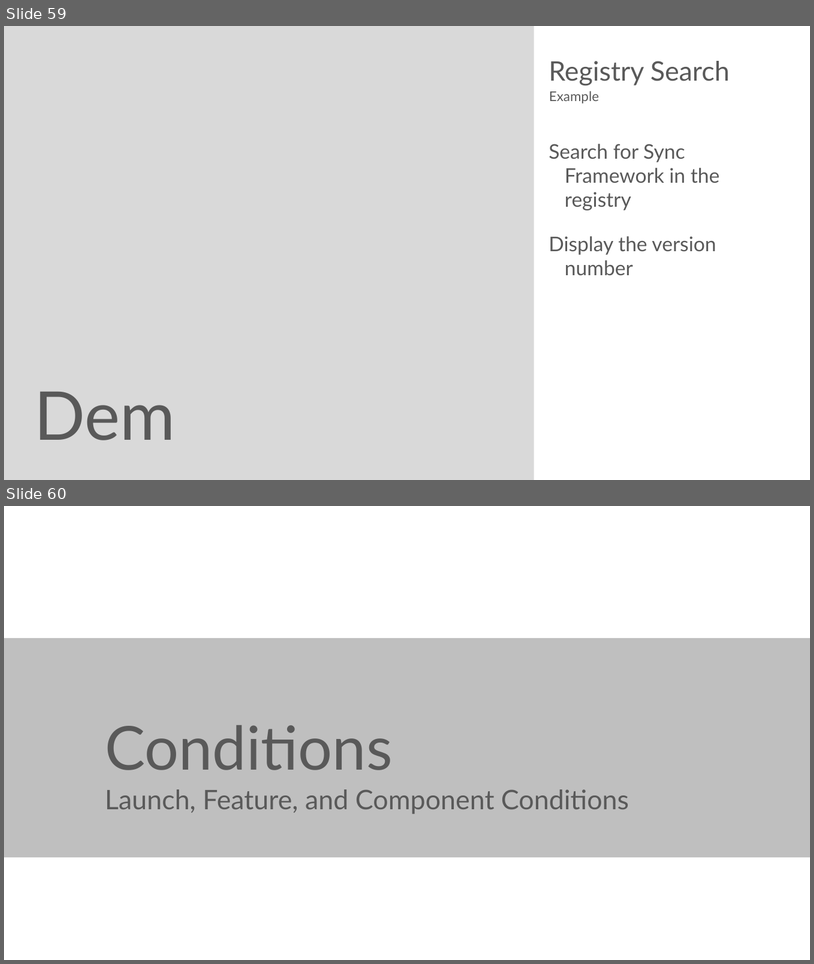
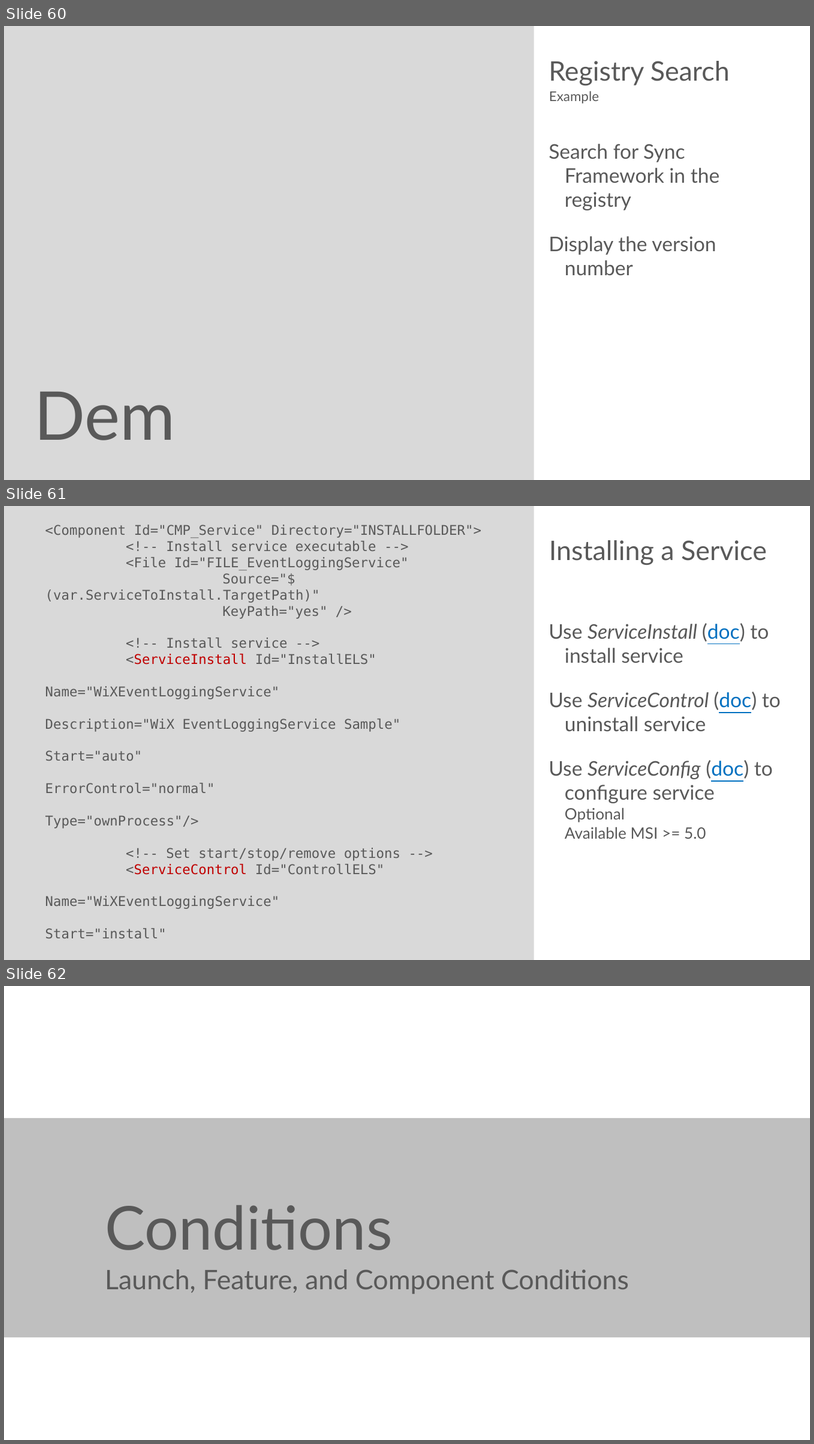
Before and after one commit to rstropek/Samples, a slide deck: WiXSamples/Slides/WiX - Installer Framework.pptx. Shown one above the other, each under a label of ours: slides 59 and 60 before the commit, slides 60, 61 and 62 after it. The pictures are 814x964 and 814x1444 pixels, drawn with LibreOffice and Linux fonts; fonts in the diff are those of the drawing. Boxes give left, top, right and bottom in pixels: in the first picture for what was removed or moved away, otherwise in the second. Text is boxed around its words. In the diff, an @@ line names an element or a change of style, - is before the commit and + after.

```diff
--- a/WiXSamples/Slides/WiX - Installer Framework.pptx
+++ b/WiXSamples/Slides/WiX - Installer Framework.pptx
@@ slide 61 added at (4, 506, 810, 960), background #FFFFFF; not listed: 1 template element that a slide beside it also shows @@
@@ text added at (45, 525, 482, 938), 12 pt, text #595959 @@
+<Component Id="CMP_Service" Directory="INSTALLFOLDER">
+<!-- Install service executable -->
+<File Id="FILE_EventLoggingService"
+Source="$(var.ServiceToInstall.TargetPath)"
+KeyPath="yes" />
+<!-- Install service -->
+<ServiceInstall Id="InstallELS"
+Name="WiXEventLoggingService"
+Description="WiX EventLoggingService Sample"
+Start="auto"
+ErrorControl="normal"
+Type="ownProcess"/>
+<!-- Set start/stop/remove options -->
+<ServiceControl Id="ControllELS"
+Name="WiXEventLoggingService"
+Start="install"
+Stop="both"
+Remove="uninstall"
+Wait="yes" />
+</Component>
@@ title added at (549, 540, 767, 565), 24 pt, text #595959 @@
+Installing a Service
@@ text added at (549, 623, 781, 838), 18 pt, text #595959 @@
+Use ServiceInstall (doc) to install service
+Use ServiceControl (doc) to uninstall service
+Use ServiceConfig (doc) to configure service
+  Optional
+  Available MSI >= 5.0
@@ what was slide 59 is now slide 60 @@
@@ what was slide 60 is now slide 62 @@
```
Also in this commit, not shown: 4 slides changed, 1 other slide added.
